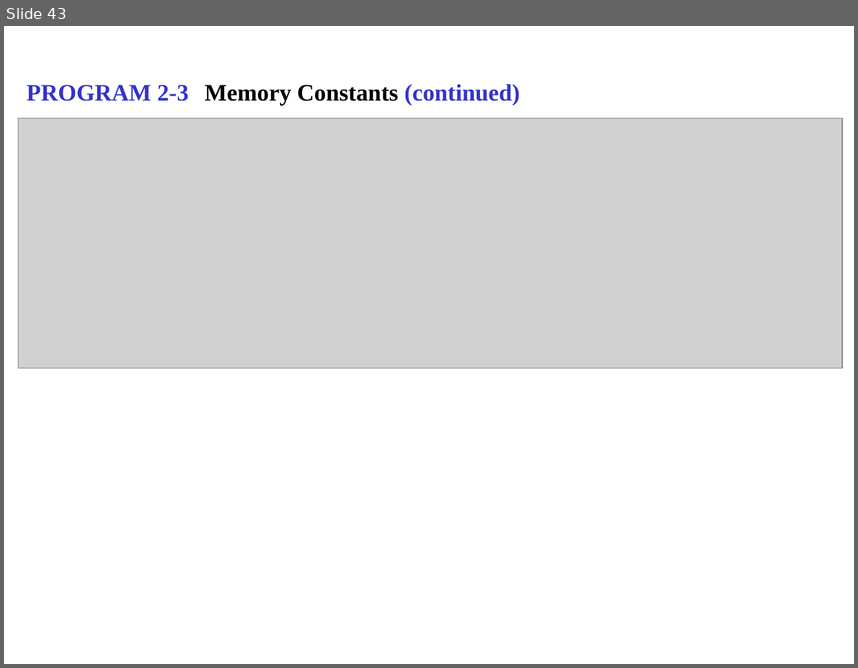
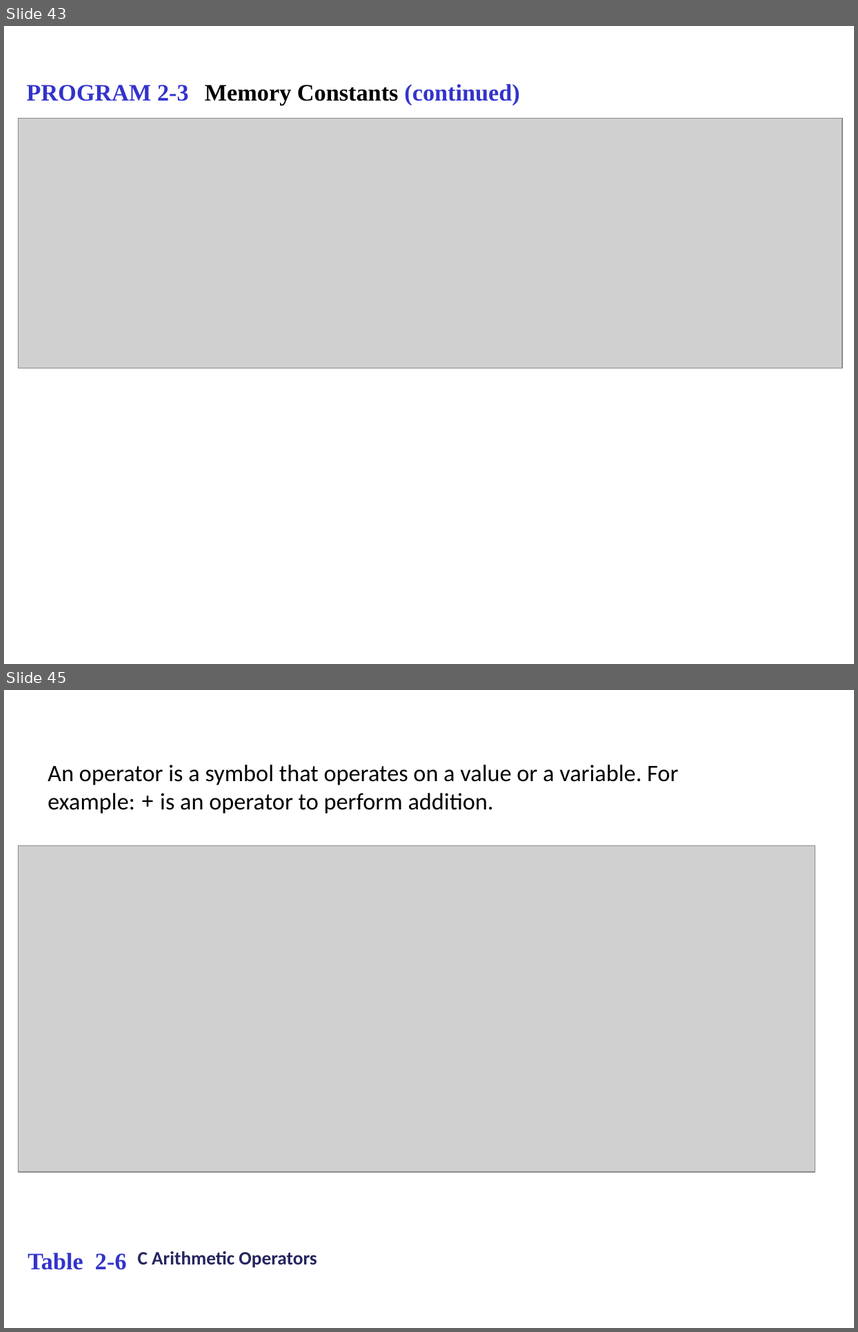
Before and after one commit to mentormaya/notes, a slide deck: assets/Computer_Science/Class_11/C Programming.ppt. Shown one above the other, each under a label of ours: slide 43 before the commit, slides 43 and 45 after it; the slides between them are not shown. The pictures are 858x668 and 858x1332 pixels, drawn with LibreOffice and Linux fonts; fonts in the diff are those of the drawing; grey boxes stand for pictures. Boxes give left, top, right and bottom in pixels: in the first picture for what was removed or moved away, otherwise in the second. Text is boxed around its words. In the diff, an @@ line names an element or a change of style, - is before the commit and + after.

```diff
--- a/assets/Computer_Science/Class_11/C Programming.ppt
+++ b/assets/Computer_Science/Class_11/C Programming.ppt
@@ slide 45 added at (4,690,854,1328), background #FFFFFF @@
@@ text added at (47,765,678,814), 20 pt, text #000000 @@
+An operator is a symbol that operates on a value or a variable. For example: + is an operator to perform addition.
@@ picture added at (18,845,815,1171) @@
@@ text added at (27,1252,127,1270), 20 pt, text #3333CC, bold @@
+Table 2-6
@@ text added at (138,1250,317,1268), 16 pt, text #25265E, bold @@
+C Arithmetic Operators
```
Also in this commit, not shown: 10 other slides added.
